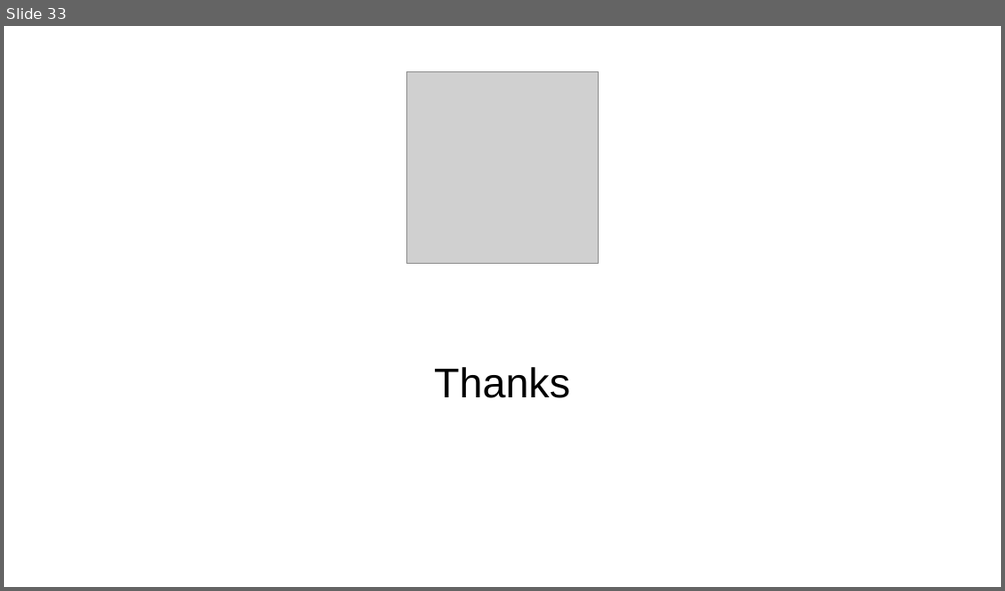
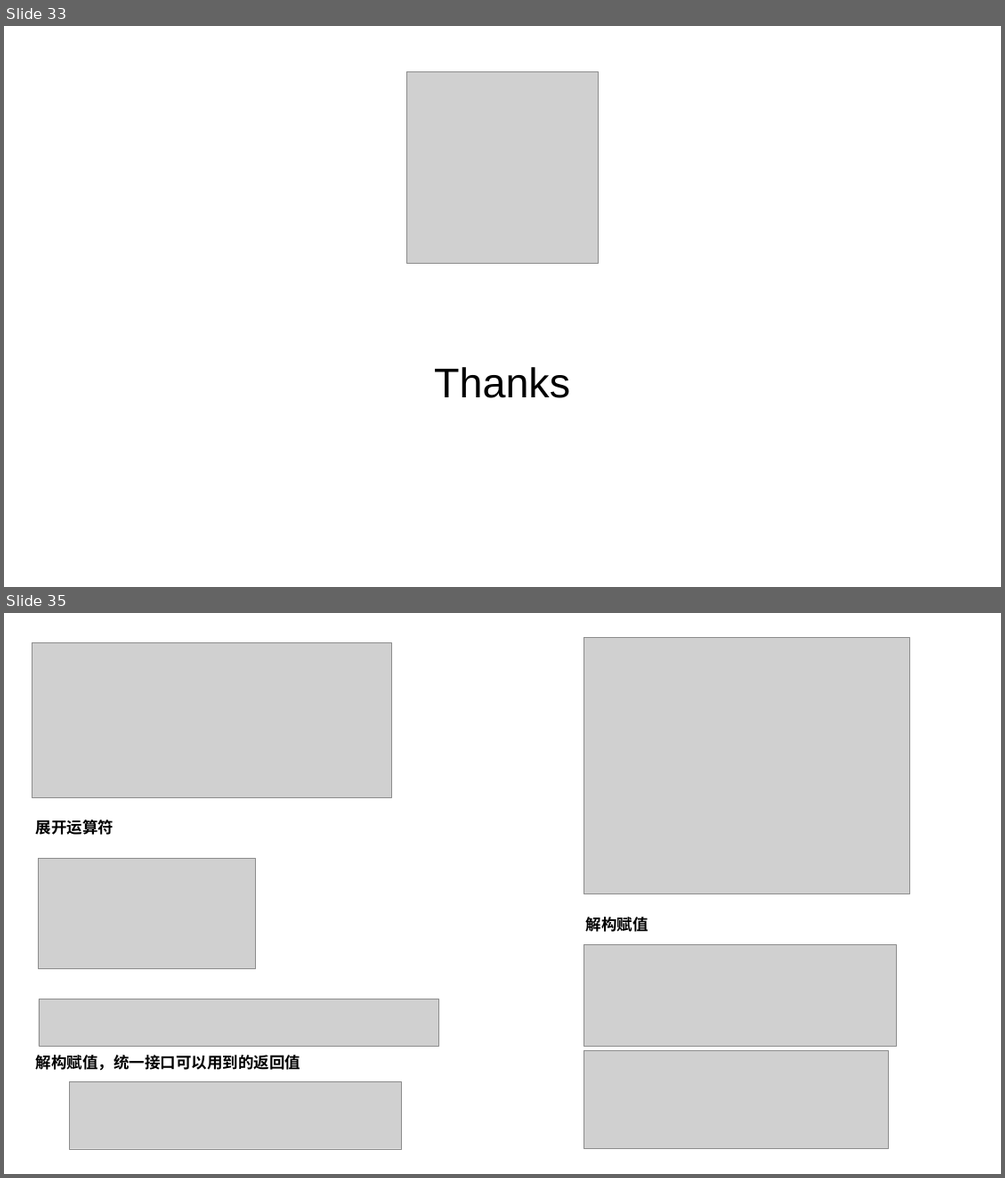
Before and after one commit to shenqistart/vue-practice, a slide deck: vue组件.pptx. Shown one above the other, each under a label of ours: slide 33 before the commit, slides 33 and 35 after it; the slides between them are not shown. The pictures are 1005x591 and 1005x1178 pixels, drawn with LibreOffice and Linux fonts; fonts in the diff are those of the drawing; grey boxes stand for pictures. Boxes give left, top, right and bottom in pixels: in the first picture for what was removed or moved away, otherwise in the second. Text is boxed around its words. In the diff, an @@ line names an element or a change of style, - is before the commit and + after.

Commit message:
ppt

```diff
--- a/vue组件.pptx
+++ b/vue组件.pptx
@@ slide 35 added at [4, 613, 1001, 1174], background #FFFFFF @@
@@ picture added at [583, 637, 909, 893] @@
@@ picture added at [32, 642, 391, 797] @@
@@ text added at [36, 819, 113, 835], 30 pt, text #000000, bold @@
+展开运算符
@@ picture added at [39, 858, 255, 968] @@
@@ text added at [586, 914, 648, 934], 30 pt, text #000000, bold @@
+解构赋值
@@ picture added at [583, 944, 896, 1046] @@
@@ picture added at [39, 998, 438, 1046] @@
@@ text added at [36, 1054, 300, 1070], 30 pt, text #000000, bold @@
+解构赋值，统一接口可以用到的返回值
@@ picture added at [583, 1051, 888, 1148] @@
@@ picture added at [69, 1081, 401, 1149] @@
```
Also in this commit, not shown: 9 other slides added, 3 other files.
